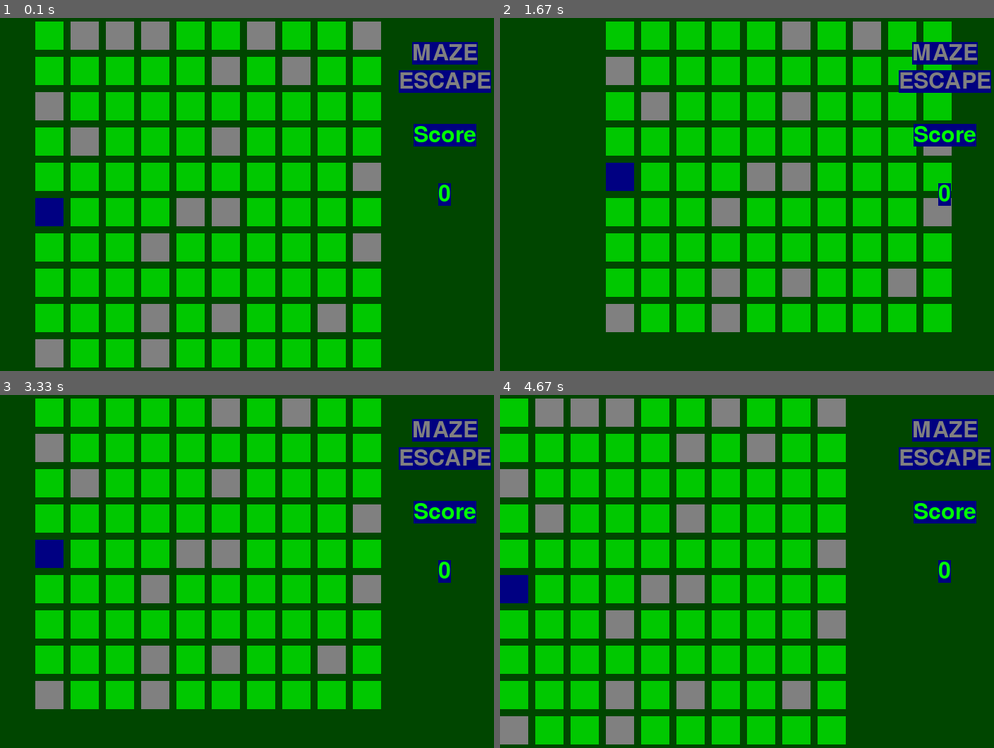
Above: before the commit, frames 1-4 (two rows, left to right).
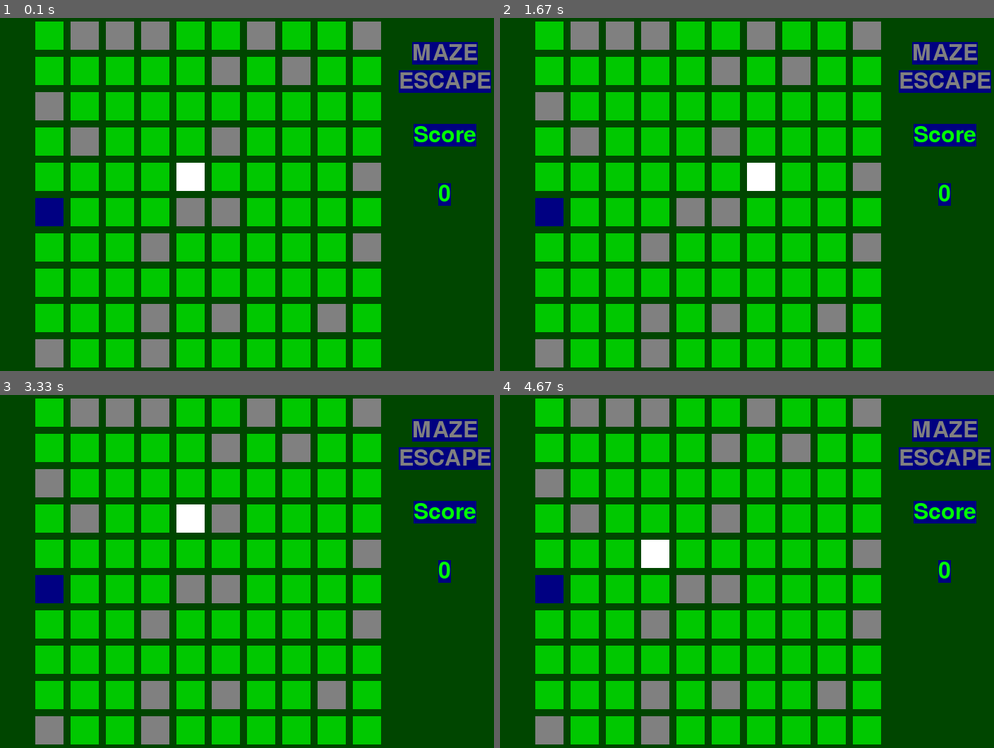
Above: after the commit, the same moments.

Repository: Jarrett-Tranel/CUWHackathon2020
Game: pygame game, started from CUWHackathon2020.py
The game is run twice, just before and just after one commit, with the same random seed, the same clock (stepped at 60 frames per second) and the same inputs.
Inputs:
- Up to frame 1 (0.1 s): no input
- Up to frame 2 (1.67 s): hold Right 0.33-0.8 s; hold Up 0.83-1.13 s; hold Right 1.17-1.63 s
- Up to frame 3 (3.33 s): hold Left 1.67-2.2 s; hold Down 2.23-2.53 s; hold Left 2.57-2.97 s; hold Up from 3 s (still down)
- Up to frame 4 (4.67 s): release Up at 3.37 s; hold Down 4.07-4.43 s; hold Left from 4.47 s (still down)

The runs differ from the first frame. In frame 1, 0.5% of the frame differs, in the area x 35-42%, y 41-49%; in frame 2, 30%, in the area x 7-92%, y 1-99%; in frame 3, 20%; in frame 4, 23%.

Commit message:
YouCanWinNow

Diff:
--- a/CUWHackathon2020.py
+++ b/CUWHackathon2020.py
@@ -38,6 +38,7 @@
 
 
 #random.seed(30)
+#rocks
 for i in range(0, 10):
      for j in range(0, 10):
         ranNum = random.randint(0, 3)
@@ -57,6 +58,11 @@
 twoDArray[randx][randy] = 3
 enemylocation = [randx, randy]
 
+#player
+twoDArray[4][4] = 4
+playerlocation = [4,4]
+tempplayerlocation = [4,4]
+
 
 X = 700
 Y = 500
@@ -65,6 +71,7 @@
 
 
 screen = pygame.display.set_mode(size)
+#winScreen = pygame.display.set_mode([300,400])
 
 font = pygame.font.Font('freesansbold.ttf', 32)
 
@@ -72,18 +79,22 @@
 titleText2 = font.render('ESCAPE', True, GREY, scoreTextblue)
 text = font.render('Score', True, scoreTextgreen, scoreTextblue)
 scoreNumber = font.render("0",True,scoreTextgreen,scoreTextblue)
+winText = font.render("You Win" , True, GREY, scoreTextblue)
 
 titleRect = titleText.get_rect()
 titleRect2 = titleText2.get_rect()
 textRect = text.get_rect()
 scoreNumberTextRect = scoreNumber.get_rect()
+winScreenRect = winText.get_rect()
 
 # set the center of the rectangular object.
 titleRect.center = (X -70, Y -450)
 titleRect2.center = (X -70, Y -410)
 textRect.center = (X -70, Y // 3)
 scoreNumberTextRect.center = (X - 70 , Y-250)
+winScreenRect.center = (350,Y - 450)
 
+winStatus = False;
 #time.sleep(2)
 #pygame.mixer.music.stop()
 
@@ -101,6 +112,10 @@
 
 clock = pygame.time.Clock()
 
+sprite = pygame.image.load('D:\csResources\Smaller Projects\Hackathon\CUWHackathon2020\sprite.PNG')
+
+
+
 while not done:
 
     for event in pygame.event.get():
@@ -108,13 +123,31 @@
             done = True
         elif event.type == pygame.KEYDOWN:
             if event.key == pygame.K_LEFT:
-                x_speed = -50
+                if not (twoDArray[playerlocation[0] - 1][playerlocation[1]] == 1):
+                    twoDArray[playerlocation[0]][playerlocation[1]] = 0
+                    twoDArray[playerlocation[0] - 1][playerlocation[1]] = 4
+                    playerlocation[0] = playerlocation[0] - 1
+                if (twoDArray[playerlocation[0] - 1][playerlocation[1]] == 2):
+                    winStatus = True;
+
             elif event.key == pygame.K_RIGHT:
-                x_speed = 50
+                if not (twoDArray[playerlocation[0] + 1][playerlocation[1]] == 1):
+                    twoDArray[playerlocation[0]][playerlocation[1]] = 0
+                    twoDArray[playerlocation[0] + 1][playerlocation[1]] = 4
+                    playerlocation[0] = playerlocation[0] + 1
+                if (twoDArray[playerlocation[0] + 1][playerlocation[1]] == 2):
+                    winStatus = True;
+
             elif event.key == pygame.K_UP:
-                y_speed = -50
+                if not (twoDArray[playerlocation[0]][playerlocation[1] - 1] == 1):
+                    twoDArray[playerlocation[0]][playerlocation[1]] = 0
+                    twoDArray[playerlocation[0]][playerlocation[1] - 1] = 4
+                    playerlocation[1] = playerlocation[1] - 1
             elif event.key == pygame.K_DOWN:
-                y_speed = 50
+                if not (twoDArray[playerlocation[0]][playerlocation[1] + 1] == 1):
+                    twoDArray[playerlocation[0]][playerlocation[1]] = 0
+                    twoDArray[playerlocation[0]][playerlocation[1] + 1] = 4
+                    playerlocation[1] = playerlocation[1] + 1
             else:
                 ranNum = random.randint(0, 1)
                 if (ranNum == 0):
@@ -144,6 +177,8 @@
                 colorToDraw = GREY
             elif twoDArray[i][j] == 2:
                 colorToDraw = LIGHTBLUE
+            elif twoDArray[i][j] == 4:
+                colorToDraw = WHITE
             pygame.draw.rect(screen, colorToDraw, [rect_x + (i * 50), rect_y + (j * 50), 40, 40])
 
 
@@ -151,7 +186,13 @@
     screen.blit(scoreNumber, scoreNumberTextRect)
     screen.blit(titleText,titleRect)
     screen.blit(titleText2,titleRect2)
-
+    #x=size[0]*.5
+    #y=size[1]*.5
+    #screen.blit(sprite, (x,y))
+    if (winStatus == True):
+        screen.fill(LIGHTBLUE)
+        #pygame.draw.rect( pygame.display.set_mode(size), LIGHTBLUE, [0, 0, size[X / 2], size[Y / 2]])
+        screen.blit(winText,winScreenRect )
     pygame.display.update()
     pygame.display.flip()
     clock.tick(60)
